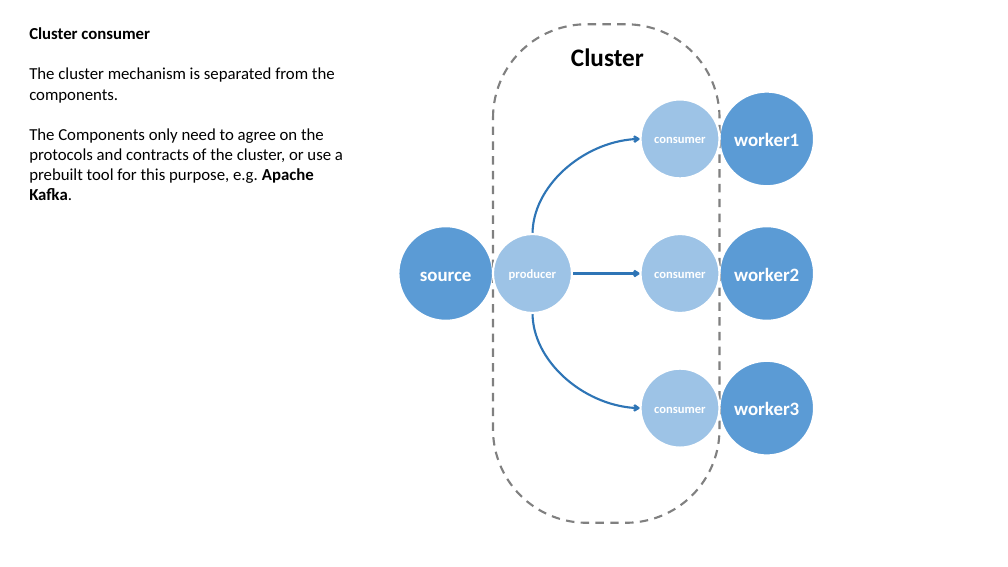
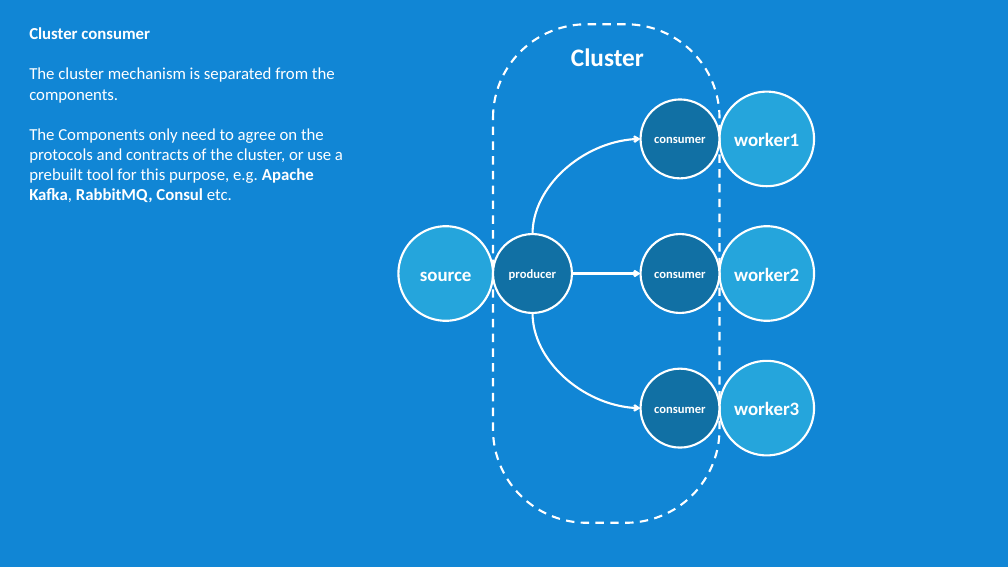
Before and after one commit to rogeralsing/Presentations, a slide deck: slide 17 of ClusterSoftware/clustersoftware.pptx (slide 6 before the commit). Drawn at 1008x567 pixels with LibreOffice and Linux fonts; fonts in the diff are those of the drawing. Boxes give left, top, right and bottom in pixels: in the first picture for what was removed or moved away, otherwise in the second. Text is boxed around its words. In the diff, an @@ line names an element or a change of style, - is before the commit and + after.

```diff
--- a/ClusterSoftware/clustersoftware.pptx
+++ b/ClusterSoftware/clustersoftware.pptx
@@ background #FFFFFF to #1186D5 @@
@@ text at box(29, 27, 335, 103): text colour #000000 to #FFFFFF in "Cluster consumer", "The cluster mechanism is separated from the ..." @@
@@ rounded rectangle at box(493, 24, 720, 523): outline #808080 2 pt dashed to #FFFFFF 2 pt dashed @@
@@ text "Cluster" at box(571, 48, 644, 66): text colour #000000 to #FFFFFF @@
@@ text at box(29, 128, 343, 202): text changed; text colour #000000 to #FFFFFF @@
-The Components only need to agree on the protocols and contracts of the cluster, or use a prebuilt tool for this purpose, e.g. Apache Kafka.
+The Components only need to agree on the protocols and contracts of the cluster, or use a prebuilt tool for this purpose, e.g. Apache Kafka, RabbitMQ, Consul etc.
@@ curved arrow (532, 234) - (640, 139): stroke #2E75B6 2 pt to #FFFFFF 2 pt @@
@@ arrow (572, 274) - (640, 274): stroke #2E75B6 2 pt to #FFFFFF 2 pt @@
@@ curved arrow (532, 313) - (640, 408): stroke #2E75B6 2 pt to #FFFFFF 2 pt @@
@@ fill #9DC3E6 to #1170A4 in 4 elements at box(493, 234, 572, 313), box(640, 100, 719, 178), box(640, 234, 719, 313), box(640, 369, 719, 448) @@
@@ fill #5B9BD5 to #25A5DC in 4 elements at box(399, 226, 493, 321), box(720, 226, 814, 321), box(720, 91, 814, 186), box(720, 361, 814, 455) @@
```
Also in this commit, not shown: 10 other slides changed, 23 slides added, 1 slide removed, 1 other file.
